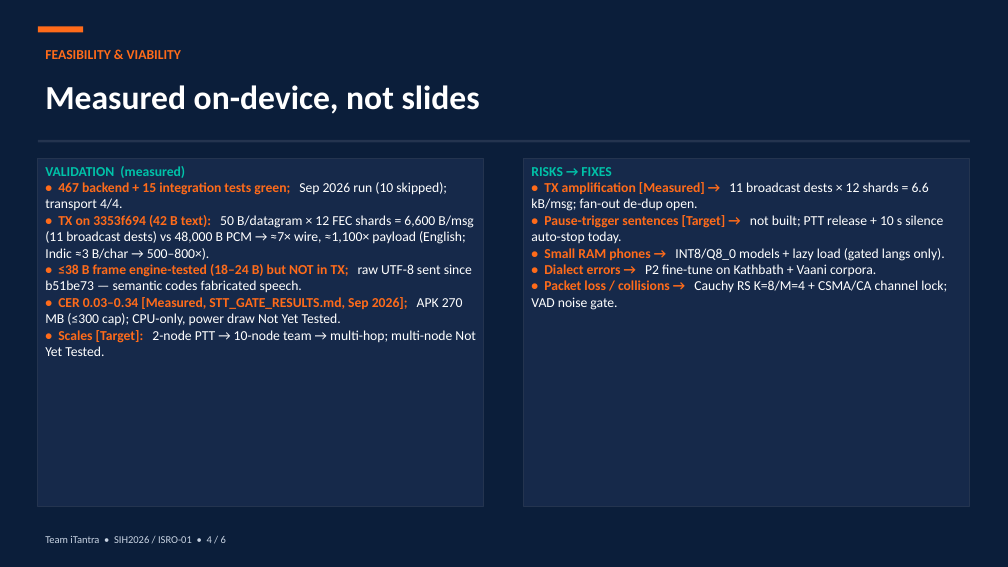
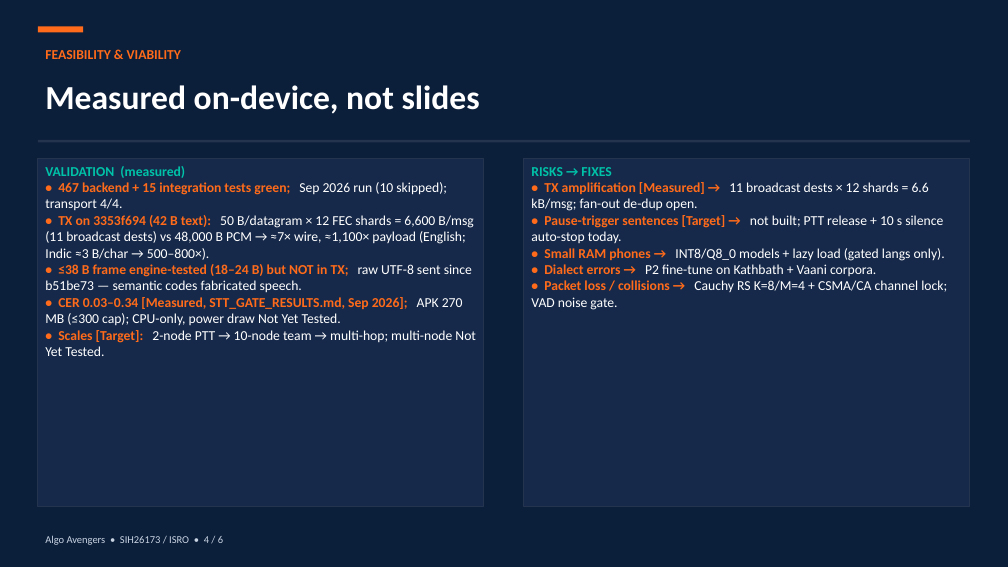
Before and after one commit to Janaki1711/SIH2026, a slide deck: slide 4 of iTantra_SIH2026.pptx. Drawn at 1008x567 pixels with LibreOffice and Linux fonts; fonts in the diff are those of the drawing. Boxes give left, top, right and bottom in pixels: in the first picture for what was removed or moved away, otherwise in the second. Text is boxed around its words. In the diff, an @@ line names an element or a change of style, - is before the commit and + after.

```diff
--- a/iTantra_SIH2026.pptx
+++ b/iTantra_SIH2026.pptx
@@ text at <box>45,535,223,545</box>: text changed @@
-Team iTantra • SIH2026 / ISRO-01 • 4 / 6
+Algo Avengers • SIH26173 / ISRO • 4 / 6
```
Also in this commit, not shown: 5 other slides changed, 2 other files.
